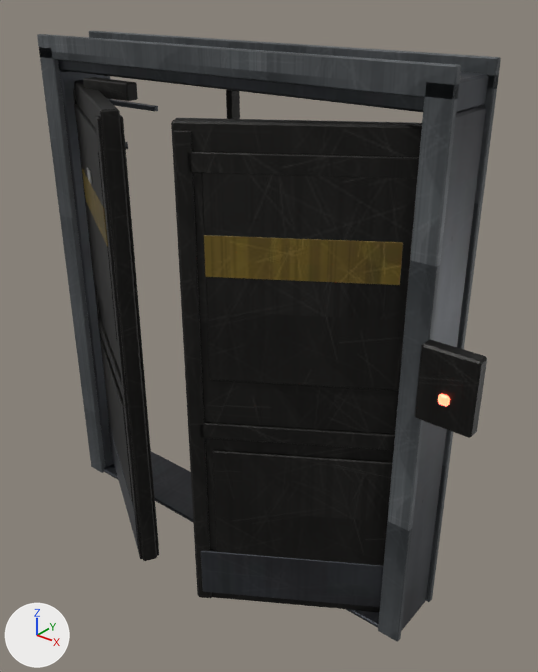
The glTF model hush-fp/assets/models/props/door_dbl_steel.glb as it was, and as the next commit left it.
Rendered twice from a 50 mm lens placed at (2.04, -2.32, 2.59), pointed at (0.24, -0.06, 1.19). Arrows for +X, +Y and +Z are at lower left; the lights stay in place. The first picture is the older version. Where no turn or scale is listed for an object, it has been applied to the vertices. Vertices at exactly the same position are counted once.

Objects in the first picture: 'door', 'door2', 'frame'.
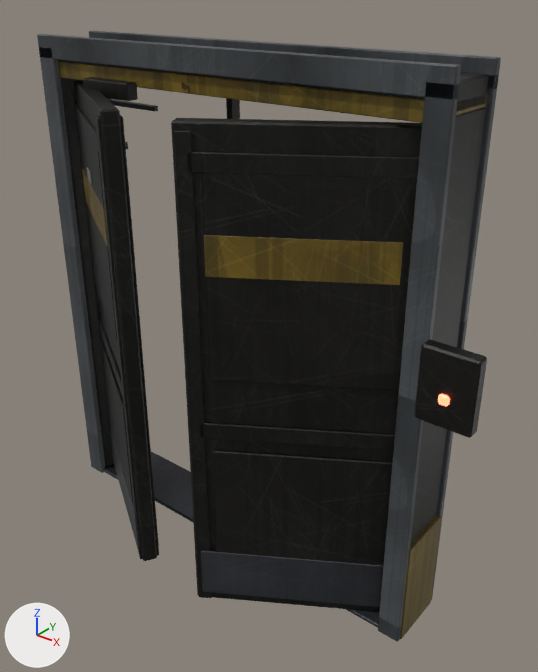
The change in detail:
me_frame is used by ob_frame; location (0.0, 0.0, 0.0).
me_frame had 360 vertices, 660 faces and spanned x -1.02..1.23, y -0.21..0.16, z 0.0..2.35.
me_frame now has 432 vertices, 792 faces and spans x -1.02..1.23, y -0.21..0.16, z 0.0..2.35.
me_frame part 1: the loose piece of 24 vertices spanning x -1.0..1.0, y -0.13..0.13, z 2.2..2.3 is copied, and the copy is scaled about its middle by (-1, -1.07, -0.735), then moved by (0.0, 0.0, -0.04), in mat_paint_yellow (picture img_paint_yellow); it spans x -1.0..1.0, y -0.14..0.14, z 2.17..2.24.
me_frame part 2: the loose piece of 24 vertices spanning x 0.91..1.0, y -0.13..0.13, z 0.0..2.2 is copied, and the copy is scaled about its middle by (0.828, 1.09, 0.227), then moved by (0.03, 0.0, -0.85), in mat_paint_yellow (picture img_paint_yellow); it spans x 0.95..1.02, y -0.14..0.14, z 0.0..0.5.
me_frame part 3: 660 kept faces spanning x -1.02..1.23, y -0.21..0.16, z 0.0..2.35 get new texture (UV) coordinates.
me_frame part 4: 132 faces spanning x -1.0..1.0, y -0.13..0.13, z 0.0..2.3 switch from mat_steel (picture img_steel) to mat_darksteel (picture img_darksteel).
Other edits to the shape of me_frame do not show in these pictures.
me_frame gains material mat_paint_yellow (picture img_paint_yellow).

Pixel boxes (x1, y1, x2, y2) of what changed, in the pictures (538 x 672 px):
part 1 of me_frame, added (brown)
    after: (58, 61, 487, 123)
part 2 of me_frame, added (brown)
    after: (400, 514, 442, 639)
part 3 of me_frame, surface changed
    both: (37, 32, 489, 642)
part 4 of me_frame, recoloured
    before: (58, 60, 488, 631)
    after: (58, 60, 488, 543)
